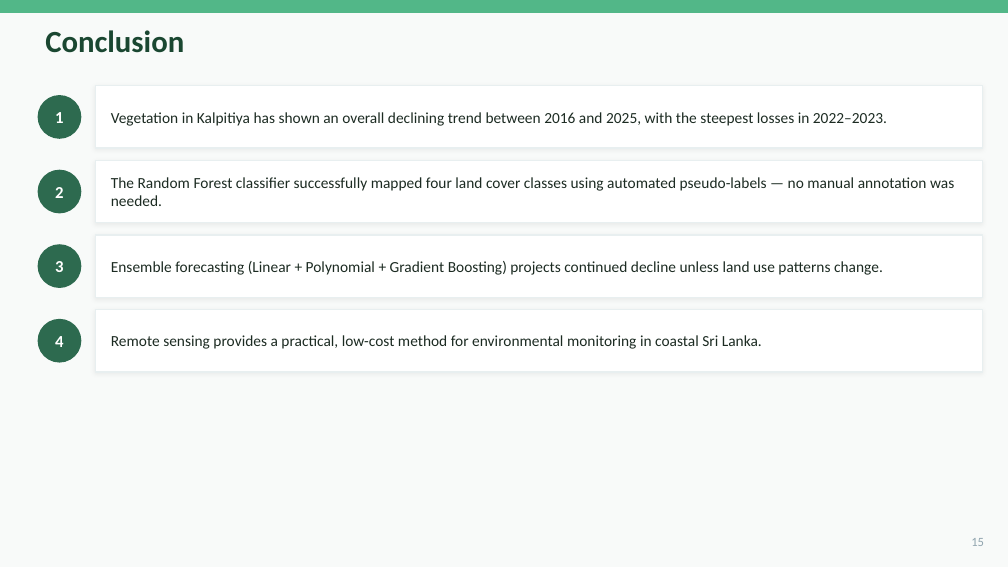
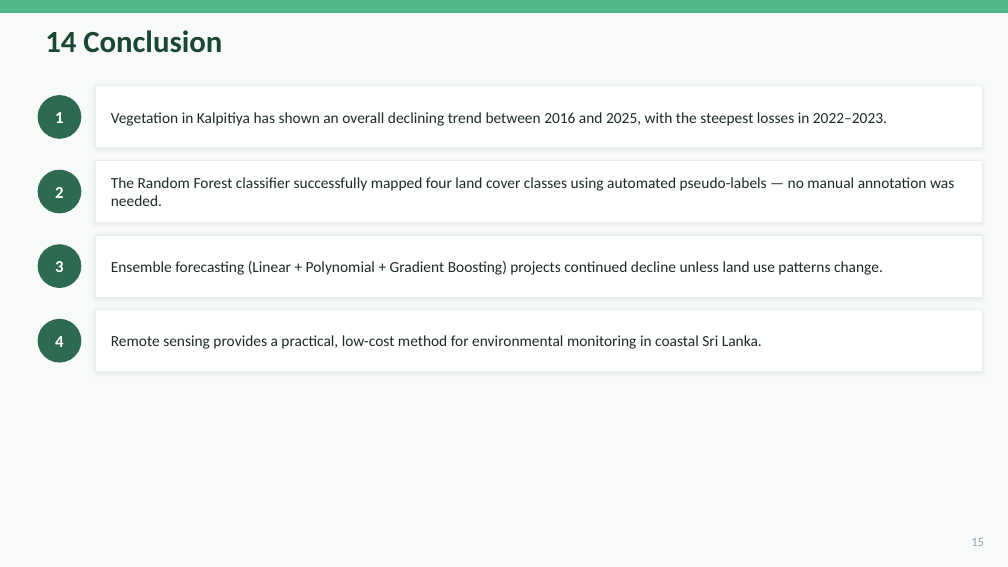
Before and after one commit to heyisula/terraShiftSriLanka, a slide deck: slide 15 of docs/Kalpitiya_Deforestation_Presentation.pptx. Drawn at 1008x567 pixels with LibreOffice and Linux fonts; fonts in the diff are those of the drawing. Boxes give left, top, right and bottom in pixels: in the first picture for what was removed or moved away, otherwise in the second. Text is boxed around its words. In the diff, an @@ line names an element or a change of style, - is before the commit and + after.

```diff
--- a/docs/Kalpitiya_Deforestation_Presentation.pptx
+++ b/docs/Kalpitiya_Deforestation_Presentation.pptx
@@ text at (45,30,222,53): text changed @@
-Conclusion
+14 Conclusion
```
Also in this commit, not shown: 14 other slides changed.
